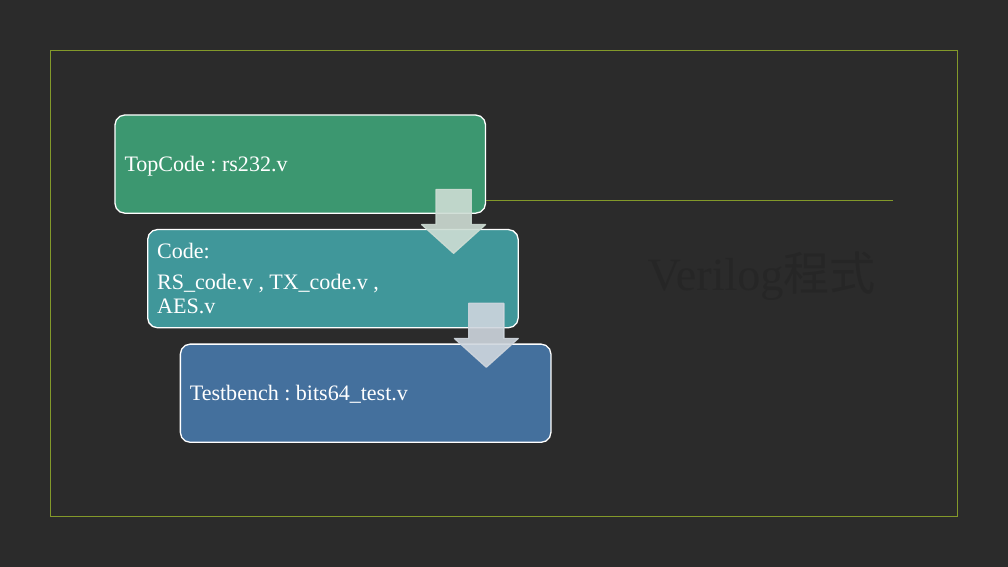
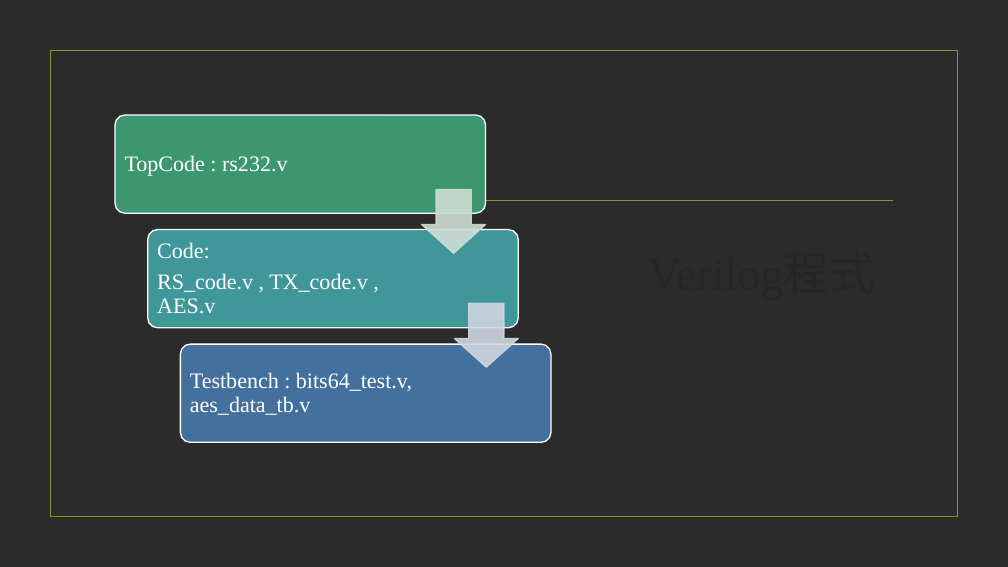
Before and after one commit to Justina0331/rs232_AES, a slide deck: slide 3 of rs232.pptx. Drawn at 1008x567 pixels with LibreOffice and Linux fonts; fonts in the diff are those of the drawing; background and template pictures are left out; a plain dark background stands for a picture behind light text. Boxes give left, top, right and bottom in pixels: in the first picture for what was removed or moved away, otherwise in the second. Text is boxed around its words. In the diff, an @@ line names an element or a change of style, - is before the commit and + after.

```diff
--- a/rs232.pptx
+++ b/rs232.pptx
@@ text at (190,372,412,415): text changed @@
-Testbench : bits64_test.v
+Testbench : bits64_test.v, aes_data_tb.v
```
Also in this commit, not shown: 1 other slide changed, 5 slides added.
